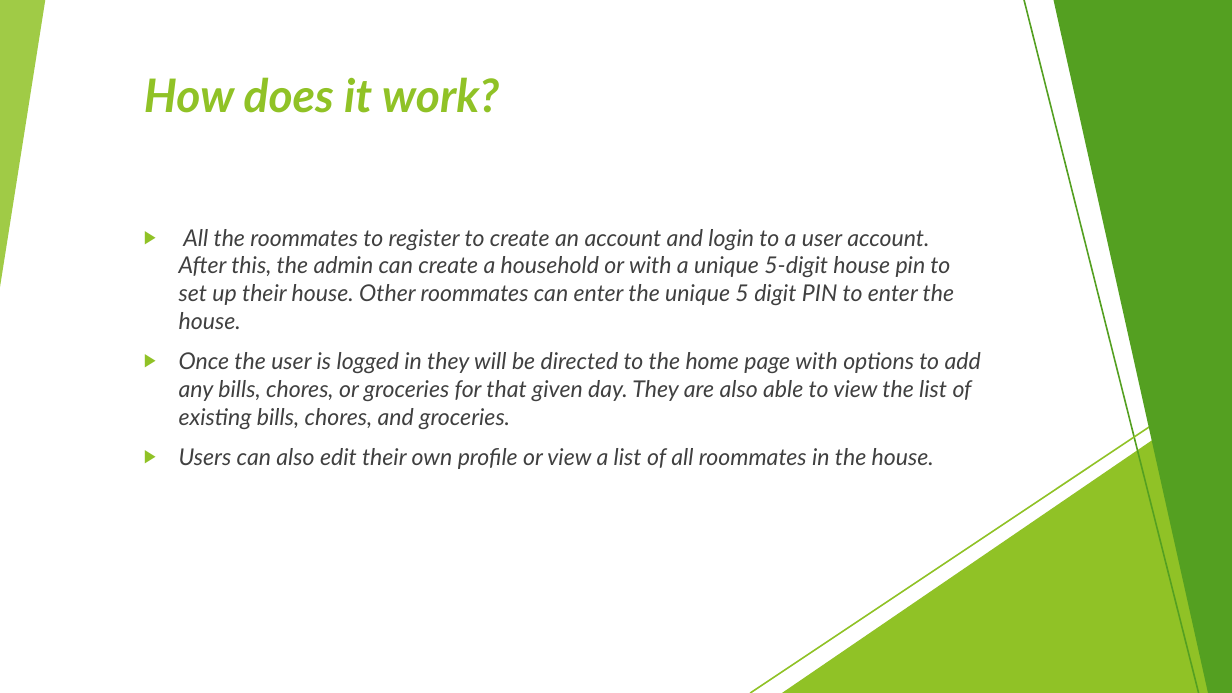
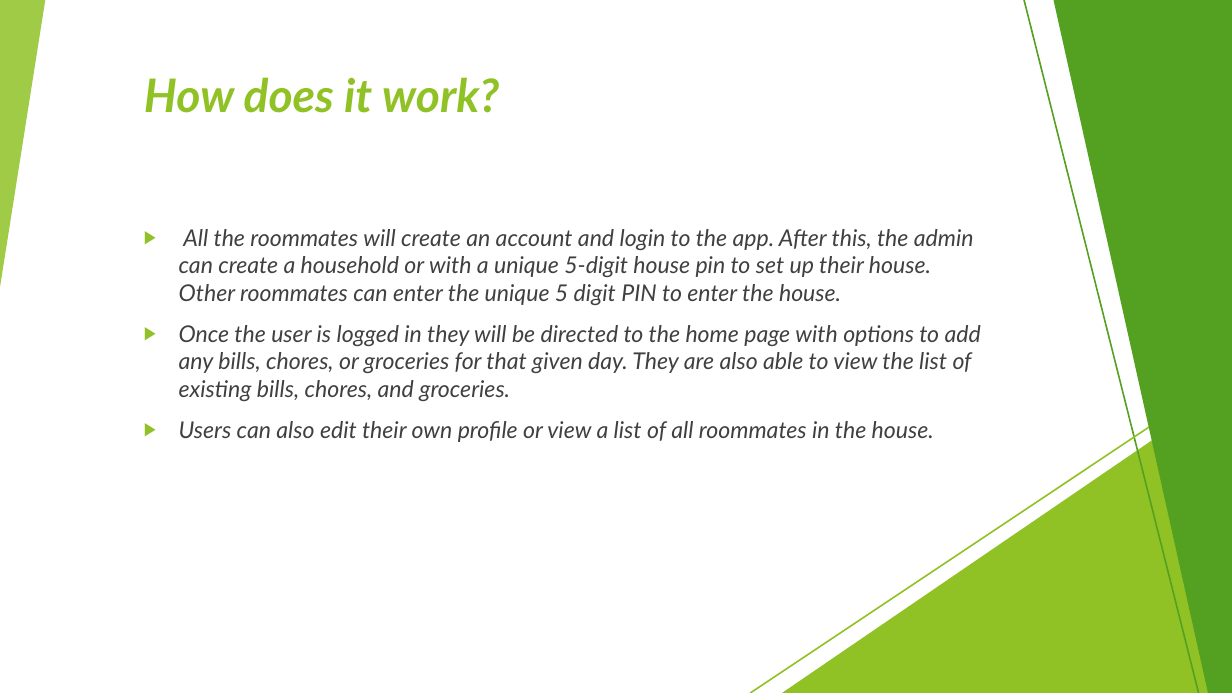
Before and after one commit to Justin5197/roommate-reminders-react-native, a slide deck: slide 3 of RoommateReminderPpt.pptx. Drawn at 1232x693 pixels with LibreOffice and Linux fonts; fonts in the diff are those of the drawing. Boxes give left, top, right and bottom in pixels: in the first picture for what was removed or moved away, otherwise in the second. Text is boxed around its words. In the diff, an @@ line names an element or a change of style, - is before the commit and + after.

Commit message:
made changes to ppt - final

```diff
--- a/RoommateReminderPpt.pptx
+++ b/RoommateReminderPpt.pptx
@@ text at [179, 229, 974, 305]: text changed @@
-▶ All the roommates to register to create an account and login to a user account. After this, the admin can create a household or with a unique 5-digit house pin to set up their house. Other roommates can enter the unique 5 digit PIN to enter the house.
+▶ All the roommates will create an account and login to the app. After this, the admin can create a household or with a unique 5-digit house pin to set up their house. Other roommates can enter the unique 5 digit PIN to enter the house.
```
Also in this commit, not shown: 1 slide added.
